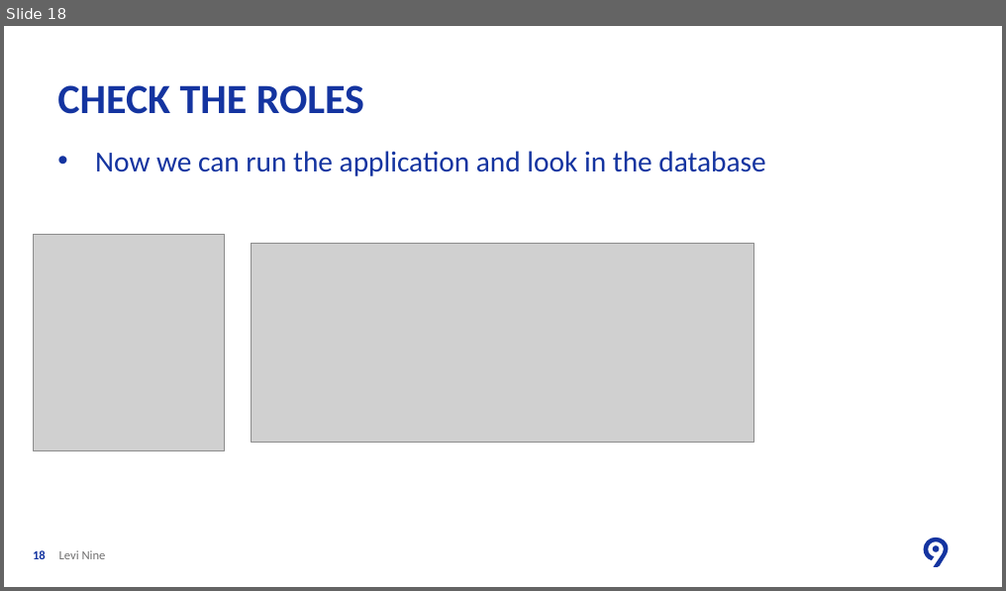
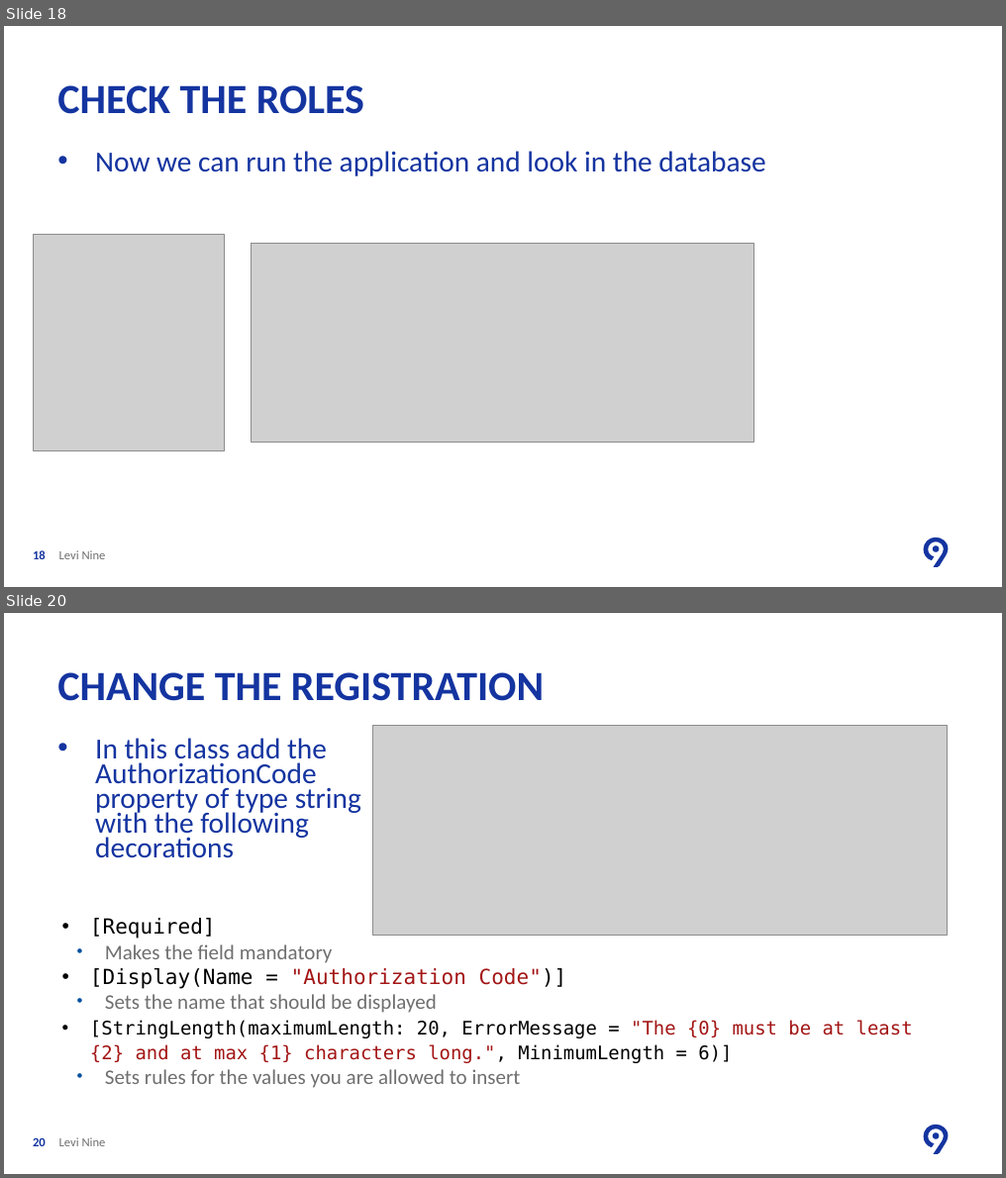
Before and after one commit to ancasturza/PracticaAC2018, a slide deck: PPT/L2/Lesson Two Create Web Application With Authentication.pptx. Shown one above the other, each under a label of ours: slide 18 before the commit, slides 18 and 20 after it; the slides between them are not shown. The pictures are 1006x591 and 1006x1178 pixels, drawn with LibreOffice and Linux fonts; fonts in the diff are those of the drawing; grey boxes stand for pictures; background and template pictures are left out. Boxes give left, top, right and bottom in pixels: in the first picture for what was removed or moved away, otherwise in the second. Text is boxed around its words. In the diff, an @@ line names an element or a change of style, - is before the commit and + after.

```diff
--- a/PPT/L2/Lesson Two Create Web Application With Authentication.pptx
+++ b/PPT/L2/Lesson Two Create Web Application With Authentication.pptx
@@ slide 20 added at box(4, 613, 1002, 1174), background #FFFFFF; not listed: 2 template elements that a slide beside it also shows @@
@@ title added at box(57, 672, 544, 701), 40 pt, text #1434A0, bold @@
+CHANGE THE REGISTRATION
@@ picture added at box(372, 725, 947, 935) @@
@@ text added at box(95, 738, 361, 859), 28 pt, text #1434A0 @@
+• In this class add the AuthorizationCode property of type string with the following decorations
@@ text added at box(90, 918, 913, 1088), 20 pt, text #706F6F @@
+  • [Required]
+    • Makes the field mandatory
+  • [Display(Name = "Authorization Code")]
+    • Sets the name that should be displayed
+  • [StringLength(maximumLength: 20, ErrorMessage = "The {0} must be at least {2} and at max {1} characters long.", MinimumLength = 6)]
+    • Sets rules for the values you are allowed to insert
@@ page number added at box(33, 1138, 46, 1147), 12 pt, text #1434A0, bold @@
+20
@@ text added at box(59, 1138, 106, 1147), 12 pt, text #706F6F @@
+Levi Nine
```
Also in this commit, not shown: 10 other slides added, 5 other files.
